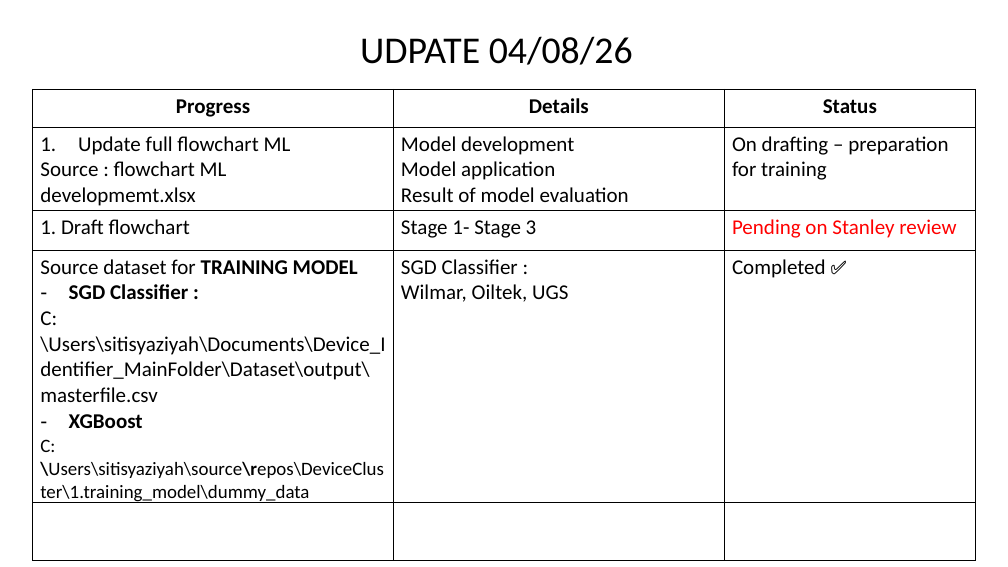
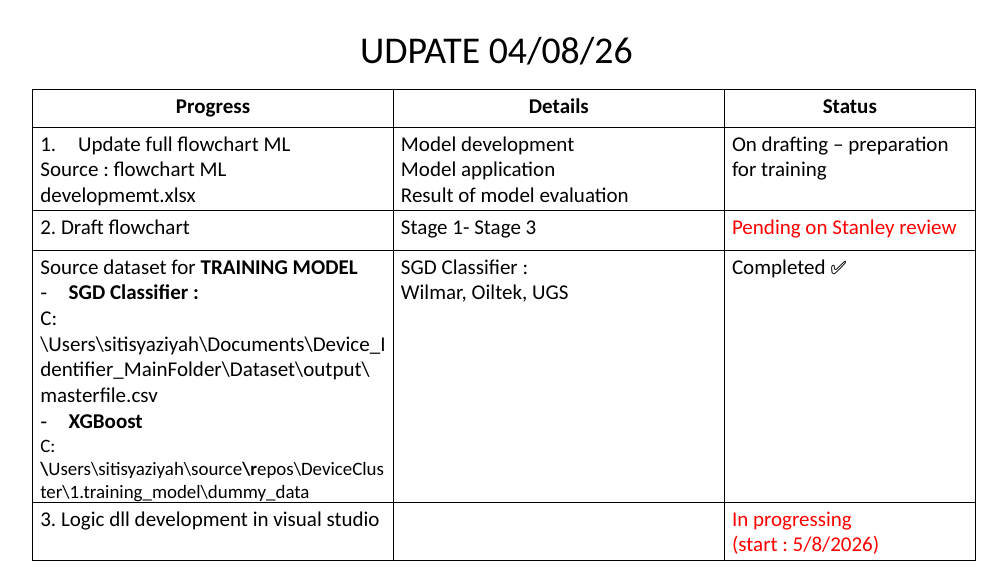
Before and after one commit to Syaziyah30/DeviceCluster, a slide deck: slide 4 of 1.training_model/supplementary/Device Identifier 20260717.pptx. Drawn at 1008x567 pixels with LibreOffice and Linux fonts; fonts in the diff are those of the drawing. Boxes give left, top, right and bottom in pixels: in the first picture for what was removed or moved away, otherwise in the second. Text is boxed around its words. In the diff, an @@ line names an element or a change of style, - is before the commit and + after.

Commit message:
update flowchart

```diff
--- a/1.training_model/supplementary/Device Identifier 20260717.pptx
+++ b/1.training_model/supplementary/Device Identifier 20260717.pptx
@@ table at [33, 89, 975, 558] @@
-row 3, column 1: 1. Draft flowchart
+row 3, column 1: 2. Draft flowchart
-row 5, column 1: 
+row 5, column 1: 3. Logic dll development in visual studio
-row 5, column 3: 
+row 5, column 3: In progressing / (start : 5/8/2026)
```
Also in this commit, not shown: 1 other slide changed, 1 slide added, 1 other file.
